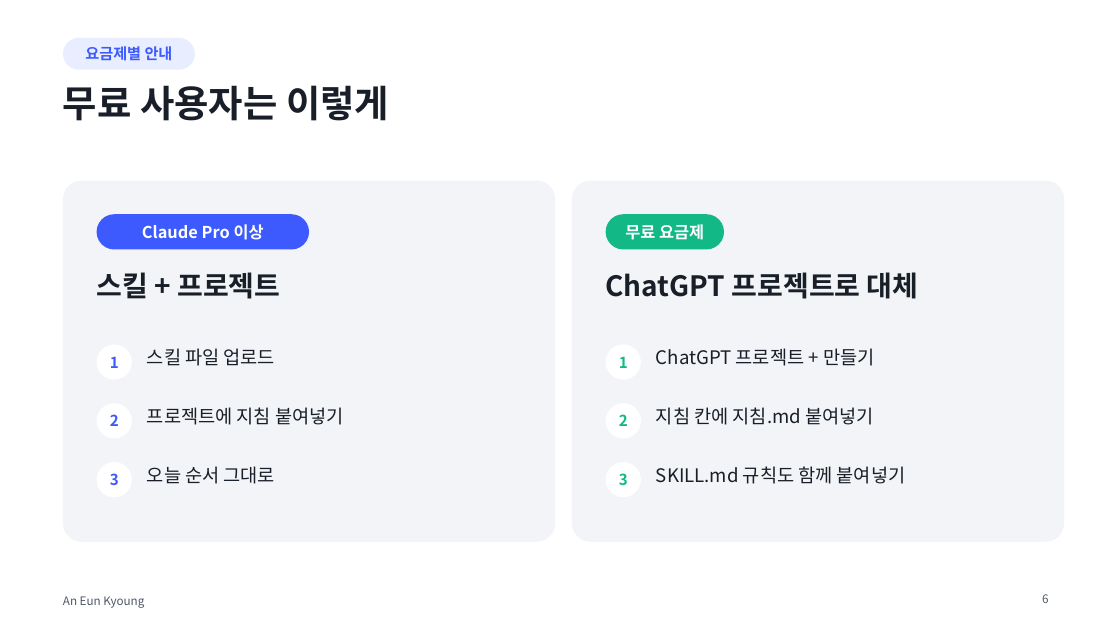
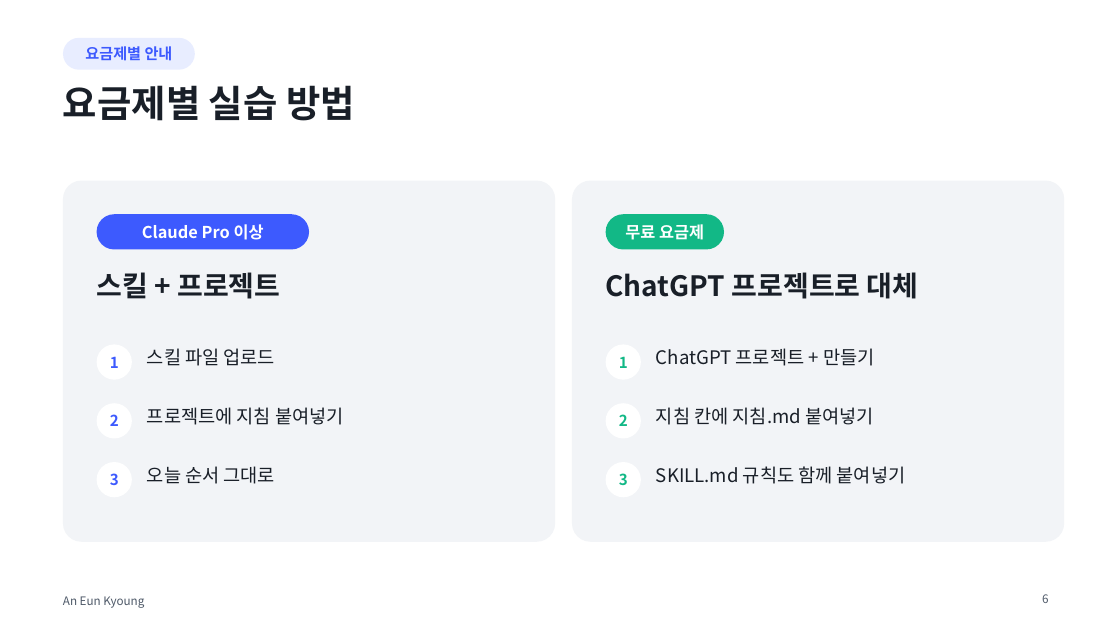
Before and after one commit to eunkyoungAn/-, a slide deck: slide 6 of output/업무정리비서-강의/나만의_업무정리비서_만들기.pptx. Drawn at 1120x630 pixels with LibreOffice and Linux fonts; fonts in the diff are those of the drawing. Boxes give left, top, right and bottom in pixels: in the first picture for what was removed or moved away, otherwise in the second. Text is boxed around its words. In the diff, an @@ line names an element or a change of style, - is before the commit and + after.

```diff
--- a/output/업무정리비서-강의/나만의_업무정리비서_만들기.pptx
+++ b/output/업무정리비서-강의/나만의_업무정리비서_만들기.pptx
@@ title at (63,85,355,121): text changed @@
-무료 사용자는 이렇게
+요금제별 실습 방법
```
Also in this commit, not shown: 15 other slides changed, 2 slides added, 2 slides removed, 4 other files.
